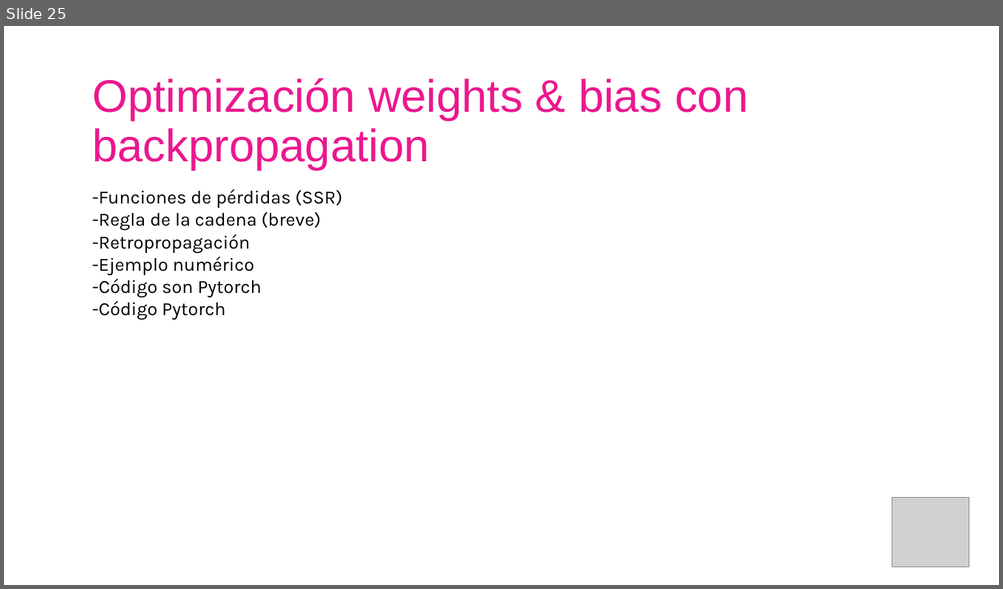
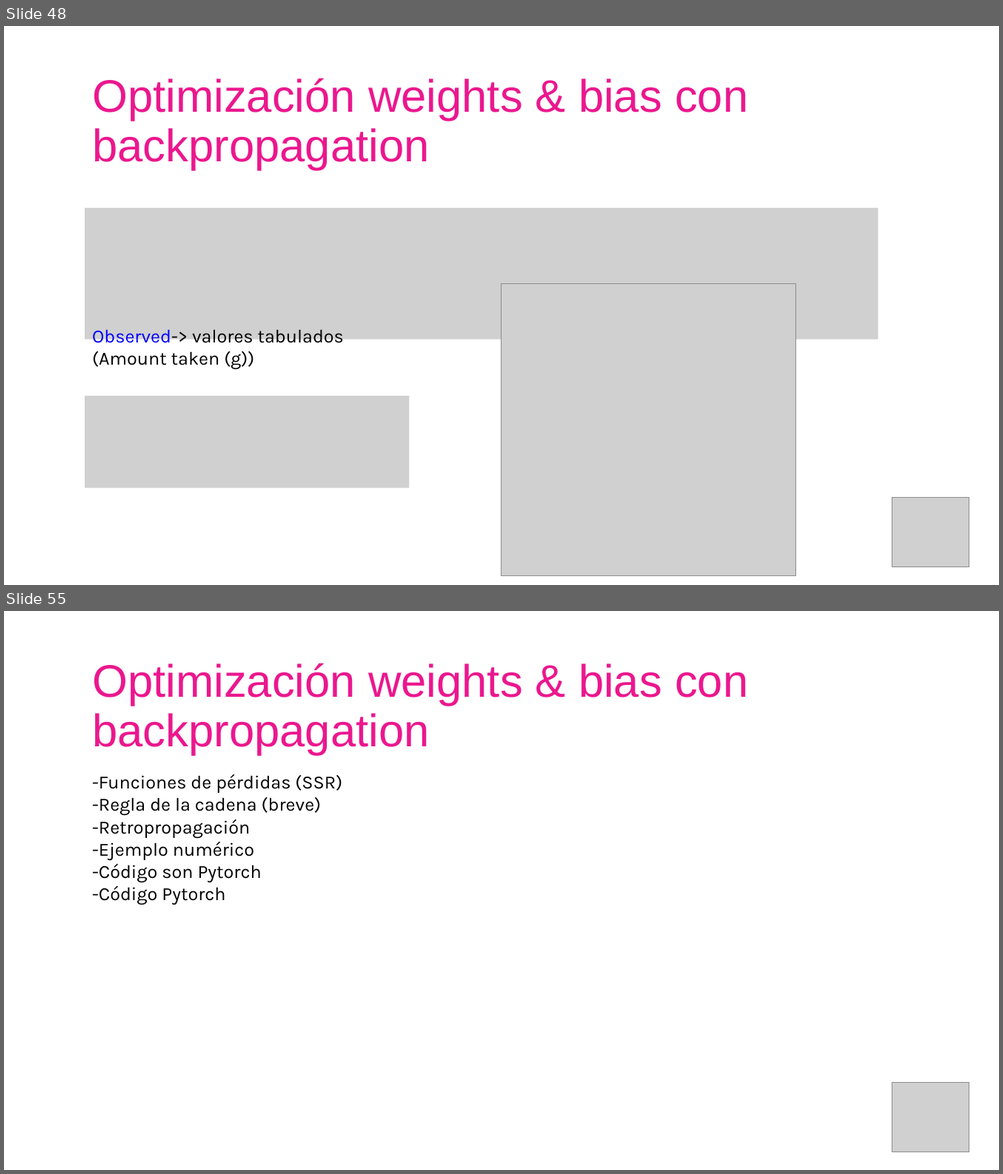
Before and after one commit to AISC-Madrid/workshop-materials, a slide deck: Neural Networks/Slides.pptx. Shown one above the other, each under a label of ours: slide 25 before the commit, slides 48 and 55 after it; the slides between them are not shown. The pictures are 1003x589 and 1003x1174 pixels, drawn with LibreOffice and Linux fonts; fonts in the diff are those of the drawing; grey boxes stand for pictures. Boxes give left, top, right and bottom in pixels: in the first picture for what was removed or moved away, otherwise in the second. Text is boxed around its words. In the diff, an @@ line names an element or a change of style, - is before the commit and + after.

```diff
--- a/Neural Networks/Slides.pptx
+++ b/Neural Networks/Slides.pptx
@@ slide 48 added at [4, 26, 999, 585], background #FFFFFF @@
@@ text added at [92, 78, 748, 170], 44 pt, text #EB178E @@
+Optimización weights & bias con backpropagation
@@ picture added at [85, 208, 878, 339] @@
@@ picture added at [502, 284, 796, 576] @@
@@ text added at [92, 330, 344, 370], 18 pt, text #000000 @@
+Observed-> valores tabulados
+(Amount taken (g))
@@ picture added at [85, 396, 409, 488] @@
@@ picture added at [892, 498, 969, 568] @@
@@ what was slide 25 is now slide 55 @@
```
Also in this commit, not shown: 7 slides changed, 31 other slides added, 2 slides removed, 13 other files.
